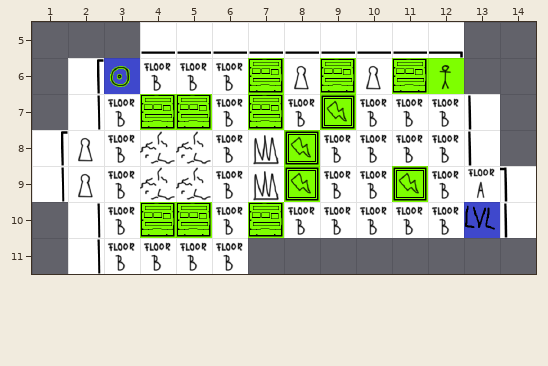
Level history. Tiled map: assets/levels/Level3.tmx. That is the earlier state.
Cells are 64x64 px. Shown: x 1..14, y 5..11.
New version:
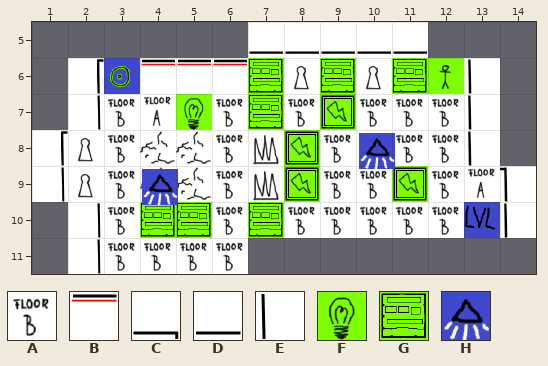
Key: from "Tileset": A 1, B 9, C 17, D 21, E 22, F 38, G 39, H 75.
_ is an empty cell.
Objects are placed by their top-left corner, in cells (3,4 is the top-left corner of cell 3,4); size is 1x1 cell unless given.
Diff:
Layer "Tile Layer 1":
The edit turns tile A into tile B in row 6 at x 4 to 6.
There is now tile E in row 6 at x 13.
Tile C is gone in row 5 at x 12.
Tile D is gone in row 5 at x 4 to 6.
Layer "Tile Layer 2":
The edit turns tile G into tile F in row 7 at x 5.
Tile G is gone in row 7 at x 4.
Layer "Object Layer 1":
A new object: H at 10.1,8.1.
A new object: H at 4.1,9.1.
Boxes around the changes in both pictures, in picture pixels (x1, y1, x2, y2):
changed: (140, 22, 248, 130)
changed: (428, 22, 500, 94)
added: (359, 133, 395, 169)
added: (142, 169, 178, 205)
